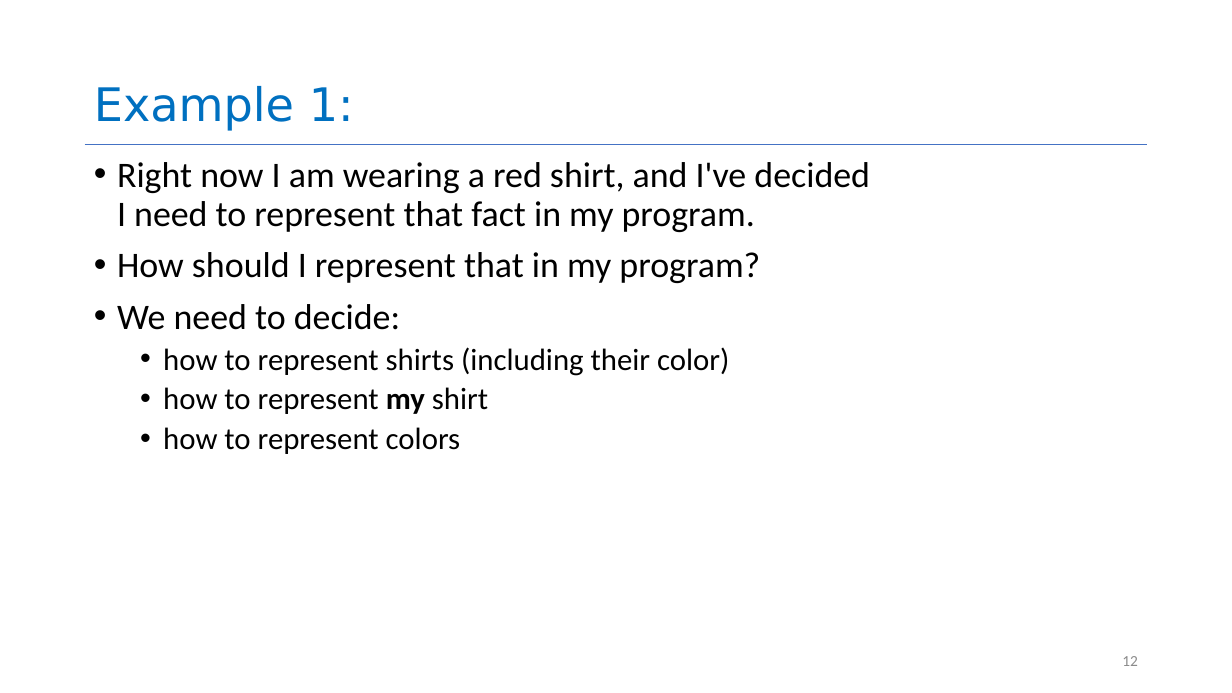
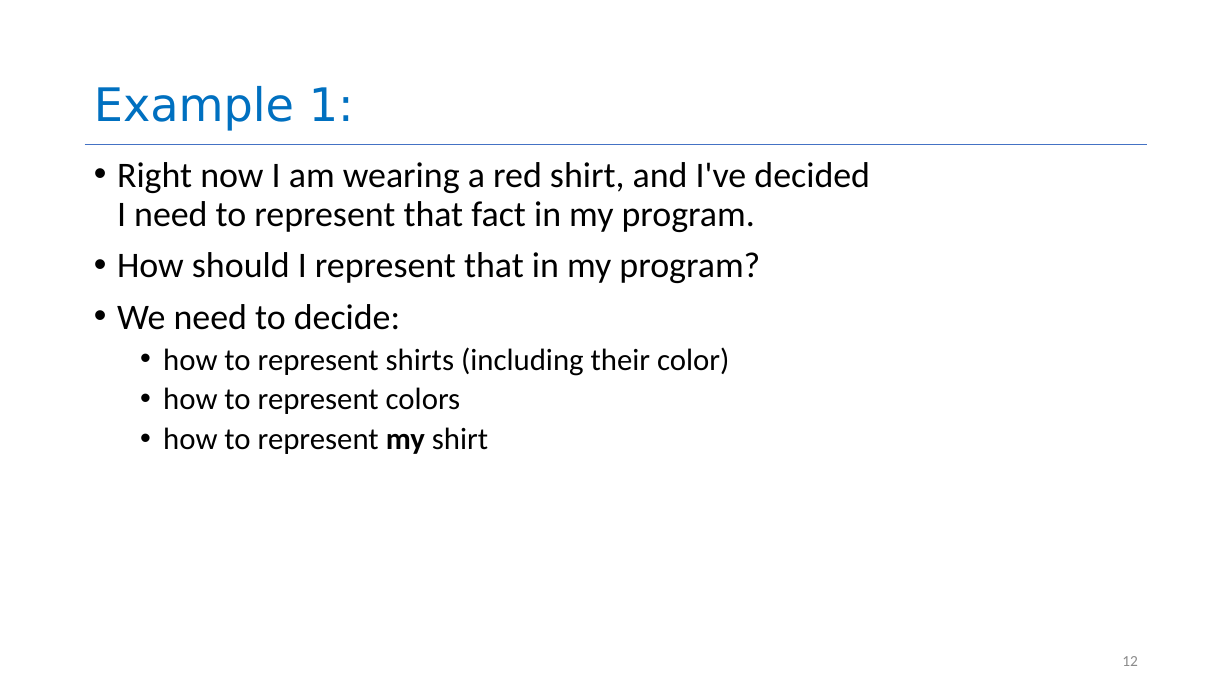
Before and after one commit to neu-se/CS4530-Spring-2022, a slide deck: slide 12 of Slides/Lesson 1.2 General Program Design Principles.pptx. Drawn at 1232x693 pixels with LibreOffice and Linux fonts; fonts in the diff are those of the drawing. Boxes give left, top, right and bottom in pixels: in the first picture for what was removed or moved away, otherwise in the second. Text is boxed around its words. In the diff, an @@ line names an element or a change of style, - is before the commit and + after.

```diff
--- a/Slides/Lesson 1.2 General Program Design Principles.pptx
+++ b/Slides/Lesson 1.2 General Program Design Principles.pptx
@@ text at bbox=[163, 387, 461, 414]: paragraph added @@
+  • how to represent colors
@@ text at bbox=[163, 427, 461, 454]: paragraph removed @@
-  • how to represent colors
```
Also in this commit, not shown: 1 other slide changed, 2 other files.
